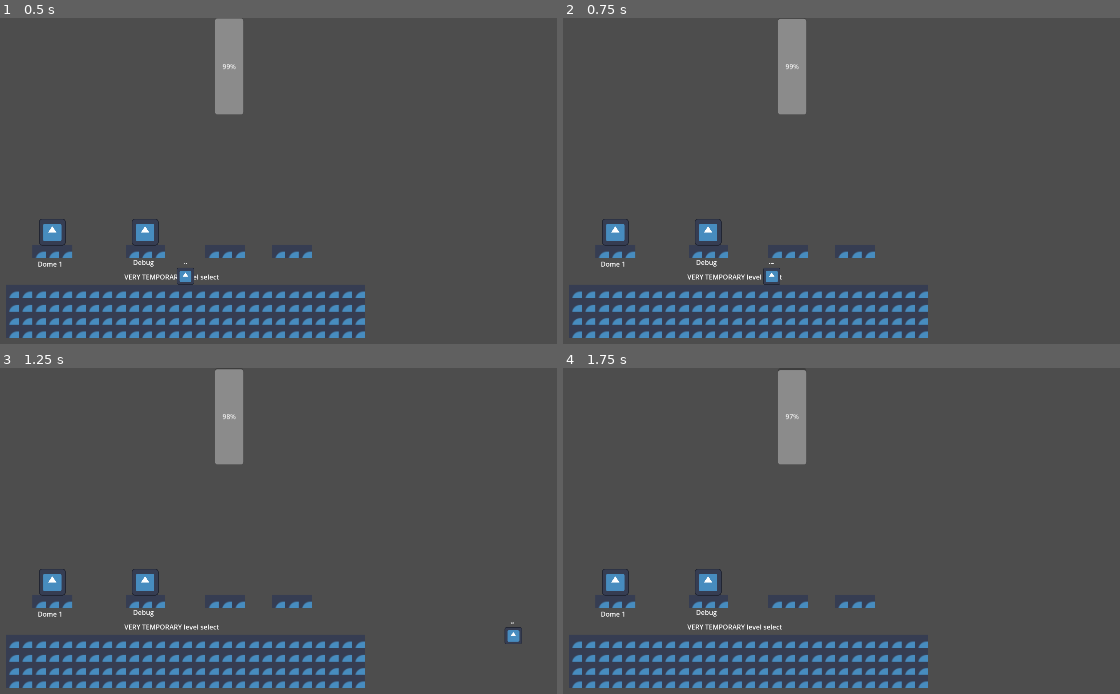
Above: before the commit, frames 1-4 (two rows, left to right).
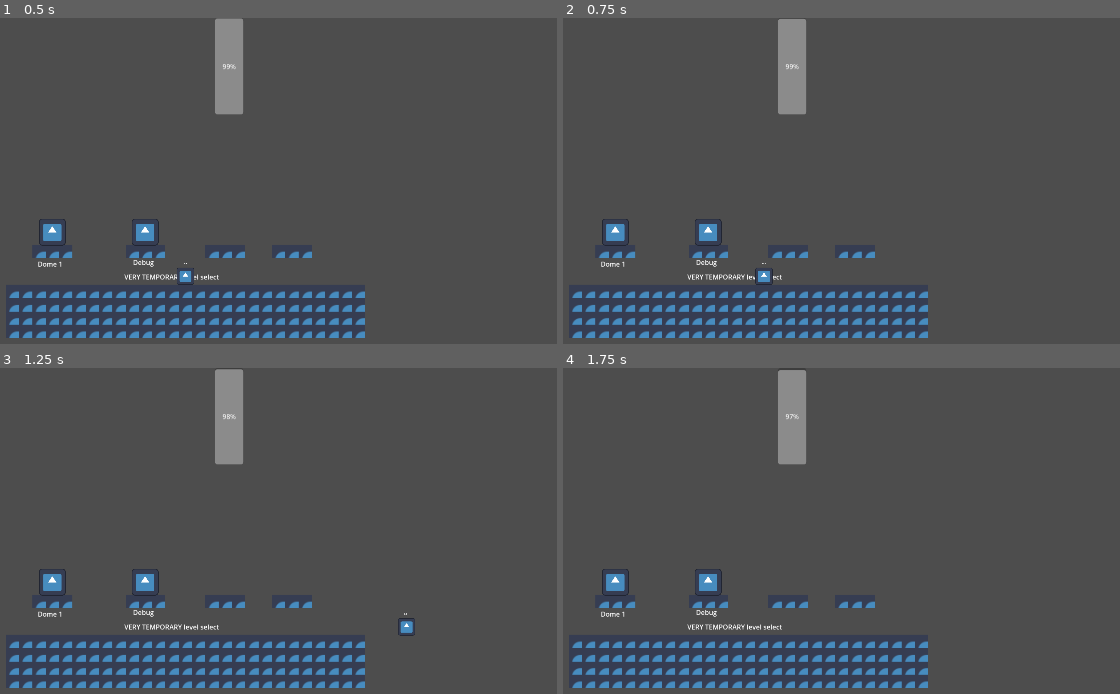
Above: after the commit, the same moments.

Repository: WholeYear12GameDesign/GrandmaGame
Game: Godot game, scene res://Scenes/main.tscn
The game is run twice, just before and just after one commit, with the same random seed, the same clock (stepped at 60 frames per second) and the same inputs. The engine's default icon, where the game draws it, is replaced by a stand-in: a white triangle on a blue panel in a dark square.
Inputs:
- Up to frame 1 (0.5 s): no input
- Up to frame 2 (0.75 s): tap Enter at 0.5 s; hold D (right) from 0.53 s (still down); hold W (jump) from 0.53 s (still down)
- Up to frame 3 (1.25 s): keep holding D (right); keep holding W (jump)
- Up to frame 4 (1.75 s): keep holding D (right); release W (jump) at 1.28 s; tap Space (jetpack) at 1.35 s; tap W (jump) at 1.52, 1.55 s

Frame 1 is identical in both runs. In frame 2, 0.1% of the frame differs, in the area x 34-39%, y 75-82%; in frame 3, 0.2%, in the area x 71-94%, y 75-85%; in frame 4, nothing differs.

Commit message:
changed speed

Diff:
--- a/GrandmaBasement/Player/player.gd
+++ b/GrandmaBasement/Player/player.gd
@@ -17,8 +17,8 @@
 #other vars
 var gravity = 30
 var max_gravity = 10
-var speed = 60
-var jump_velocity = -12
+var speed = 20
+var jump_velocity = -10
 var max_speed = 30
 var air = false
 
--- a/GrandmaBasement/Player/states/state.gd
+++ b/GrandmaBasement/Player/states/state.gd
@@ -24,8 +24,8 @@
 	elif player.movement_input.x == 0:
 		player.velocity.x = 0
 	if player.is_on_floor():
-		player.speed = 60
-		player.max_speed = 30
-	else:
 		player.speed = 40
 		player.max_speed = 20
+	else:
+		player.speed = 20
+		player.max_speed = 10
Not shown: 1 places in GrandmaBasement/Scenes/main.tscn that only renumber resources
